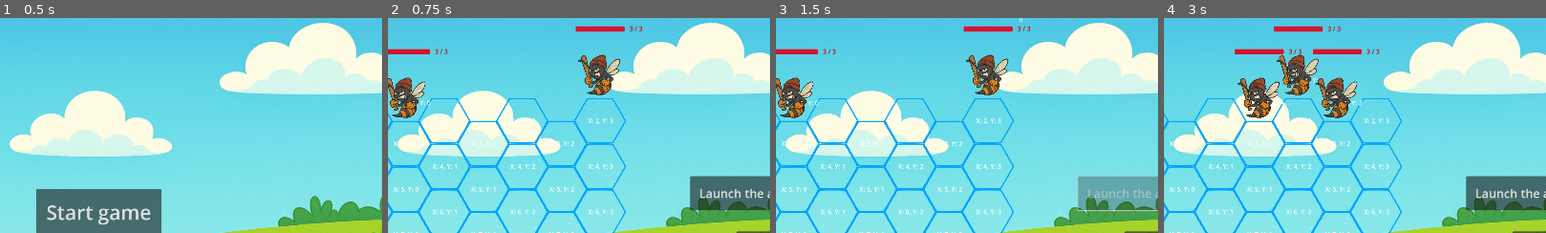
Above: before the commit, frames 1-4 (left to right).
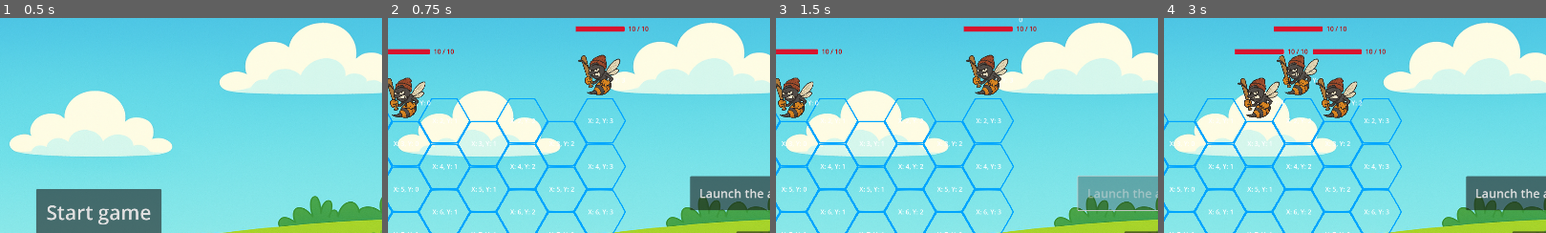
Above: after the commit, the same moments.

Repository: tysia2512/buzzco
Game: Godot game, scene res://scenes/main.tscn
Two runs of this game, one before a commit and one after it. Both use one fixed random seed, a clock stepped at 60 frames per second and the inputs below.
Inputs:
- Up to frame 1 (0.5 s): no input
- Up to frame 2 (0.75 s): click "Start game" at 0.5 s
- Up to frame 3 (1.5 s): click "Launch the assault!" at 1.25 s
- Up to frame 4 (3 s): click "Skip Level" at 2 s; click "Start level 2" at 2.75 s
The pictures show only the part of the screen within x 38-88%, y 5-55%; the shares and areas given below are measured in that part.

Frame 1 is identical in both runs. In frame 2, 0.2% of the frame differs, in the area x 12-69%, y 3-17%; in frame 3, 0.2%; in frame 4, 0.3%, in the area x 32-58%, y 3-17%.

Commit message:
make the bee tougher

Diff:
--- a/scenes/goon_hornet_enemy.tscn
+++ b/scenes/goon_hornet_enemy.tscn
@@ -8,7 +8,7 @@
 script = ExtResource("1_7qwat")
 
 [node name="GenericEnemy" parent="." instance=ExtResource("2_amm3c")]
-max_health = 3
+attack_points = 6
 texture = ExtResource("3_amm3c")
 polygon = PackedVector2Array(98, -433, 130, -378, 129, -350, 143, -300, 141, -248, 153, -214, 141, -186, 127, -137, 109 …(768 unchanged characters)…
 metadata/_edit_pinned_properties_ = [&"polygon"]
